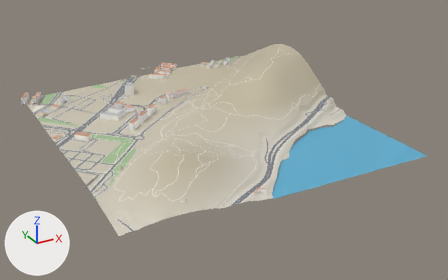
A saved change to the glTF model public/world/tiles/1_-2.glb.
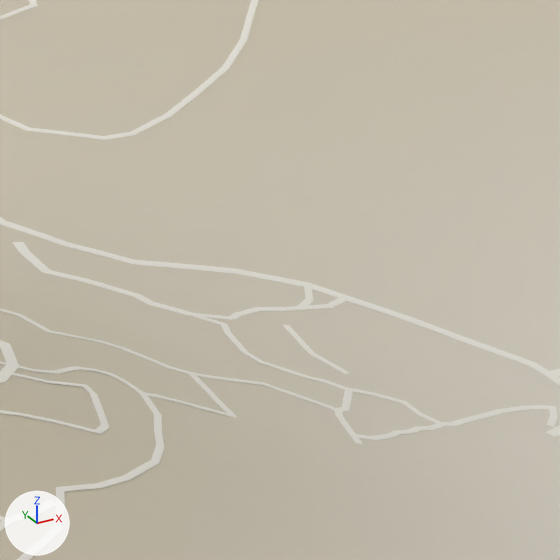
The first picture shows the older version from a 50 mm lens placed at (613.0, -219.0, 814.0), pointed at (1539.0, 1465.0, -28.0). The close-ups show the older and then the newer version on the part from 46% to 56% of the width and 43% to 60% of the height of that picture. Only the edits that show in the close-ups are written down. The axes (+X, +Y, +Z) are drawn at lower left. The lights are the same throughout. Vertices at exactly the same position are counted once.

Objects in the first close-up: 'Ground', 'Sidewalk'.
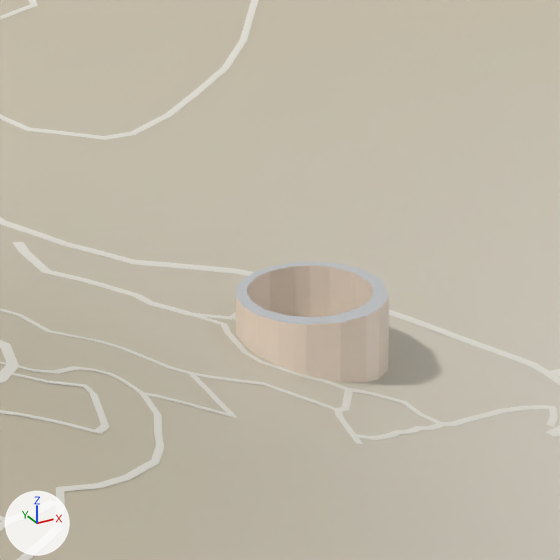
Diff of the bpy script that builds the scene:
```diff
--- a/public/world/tiles/1_-2.glb.py
+++ b/public/world/tiles/1_-2.glb.py
@@ me_walls @@
 # used by ob_walls; location = (0.0, 0.0, 0.0)
-me_walls.from_pydata(...)  # 1686 vertices, 1874 faces; spans x 983.0..1829.0, y 1022.0..2064.0, z 4.0..98.0
+me_walls.from_pydata(...)  # 2163 vertices, 2370 faces; spans x 983.0..1829.0, y 1022.0..2064.0, z 4.0..98.0
+# me_walls part 1: 74 vertices added at x 1431.0..1470.0, y 1241.0..1280.0, z 32.0..52.0
+# other edits to the shape of me_walls do not show in these pictures
 me_walls.materials.append(mat_defaultmaterial_009)
@@ me_roofs @@
 # used by ob_roofs; location = (0.0, 0.0, 0.0)
-me_roofs.from_pydata(...)  # 937 vertices, 801 faces; spans x 983.0..1829.0, y 1022.0..2064.0, z 18.0..98.0
+me_roofs.from_pydata(...)  # 1185 vertices, 1047 faces; spans x 983.0..1829.0, y 1022.0..2064.0, z 18.0..98.0
+# me_roofs part 2: 37 vertices added at x 1431.0..1470.0, y 1241.0..1280.0, z 52.0
+# other edits to the shape of me_roofs do not show in these pictures
 me_roofs.materials.append(mat_defaultmaterial_011)
```

What differs and where, as boxes (x1, y1, x2, y2) in the close-ups (560 x 560 px):
part 1 of me_walls, added (beige)
    after: (236, 265, 389, 383)
part 2 of me_roofs, added
    after: (236, 262, 389, 325)
